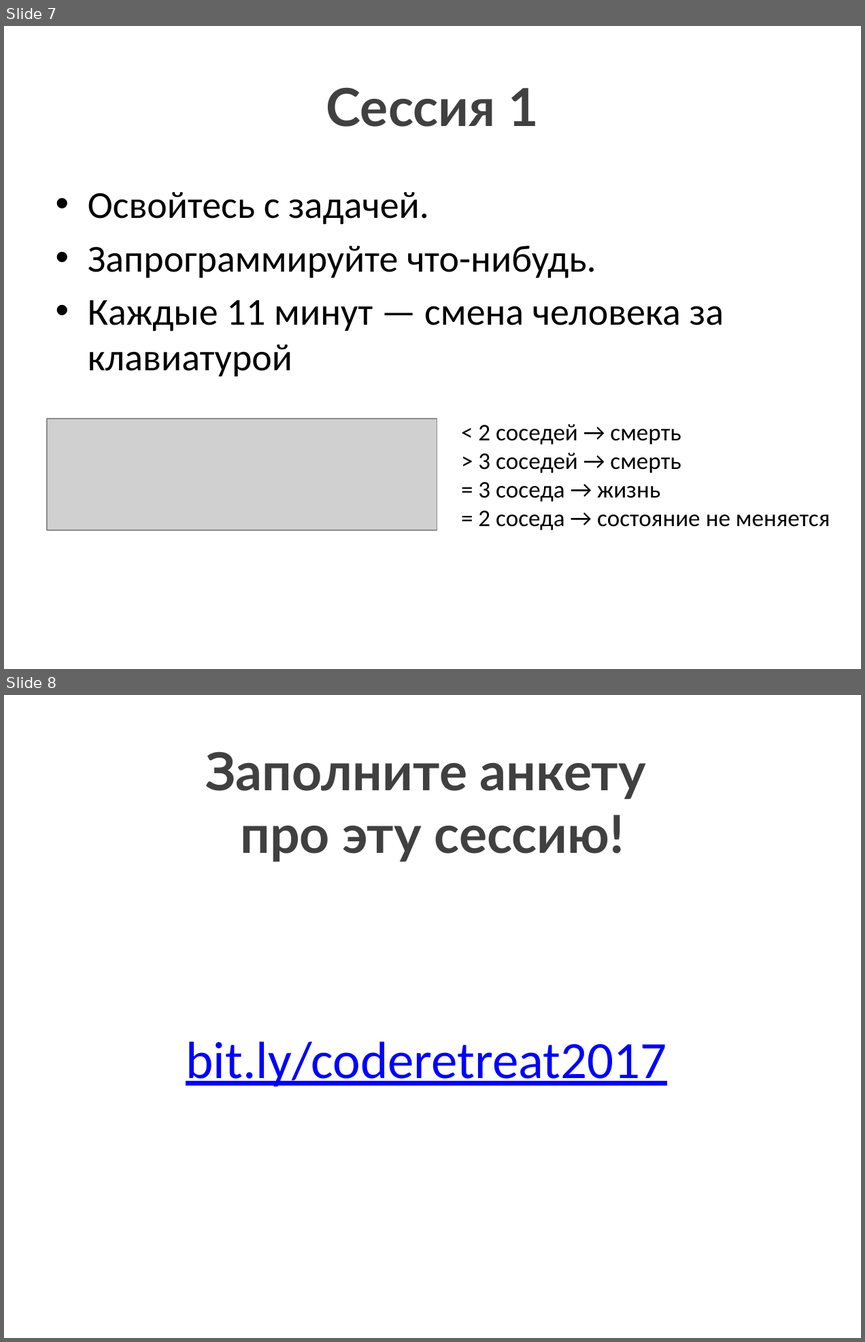
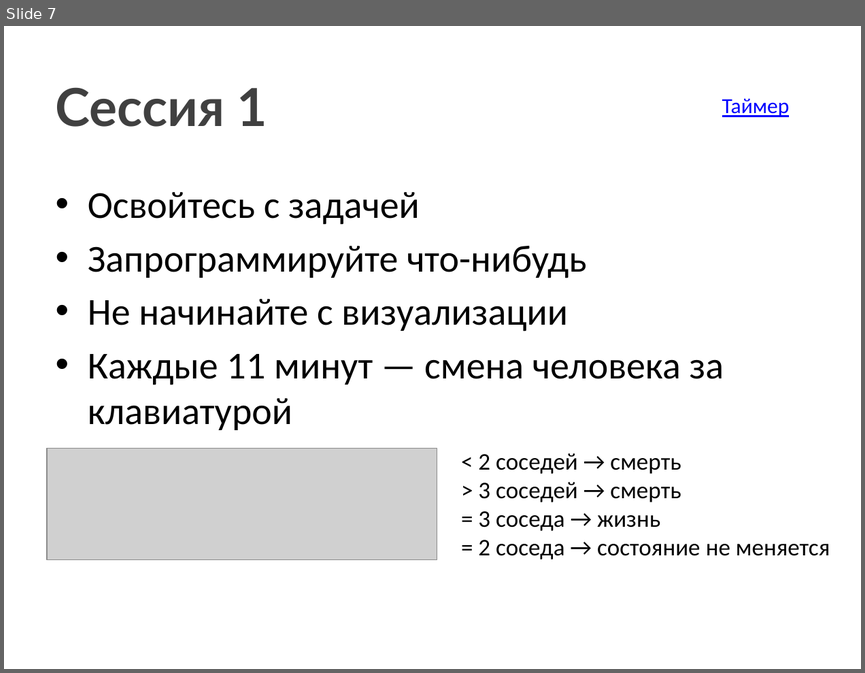
Before and after one commit to xoposhiy/xoposhiy.github.io, a slide deck: coderetreat/CodeRetreat.pptx. Shown one above the other, each under a label of ours: slides 7 and 8 before the commit, slide 7 after it. The pictures are 865x1342 and 865x673 pixels, drawn with LibreOffice and Linux fonts; fonts in the diff are those of the drawing; grey boxes stand for pictures. Boxes give left, top, right and bottom in pixels: in the first picture for what was removed or moved away, otherwise in the second. Text is boxed around its words. In the diff, an @@ line names an element or a change of style, - is before the commit and + after.

Commit message:
improved coderetreat

```diff
--- a/coderetreat/CodeRetreat.pptx
+++ b/coderetreat/CodeRetreat.pptx
@@ slide 8 removed at (4,695,861,1338), background #FFFFFF @@
@@ title removed at (205,751,646,862) @@
-Заполните анкету
-про эту сессию!
@@ text removed at (186,1041,666,1087) @@
-bit.ly/coderetreat2017
@@ slide 7 changed as well @@
@@ title "Сессия 1" at (56,87,268,127): alignment centre to left @@
@@ text added at (722,98,789,117), 18 pt, text #0000FF, underline @@
+Таймер
@@ text at (88,192,586,331): text changed @@
-• Освойтесь с задачей.
-• Запрограммируйте что-нибудь.
+• Освойтесь с задачей
+• Запрограммируйте что-нибудь
+• Не начинайте с визуализации
@@ picture: place and size @@
-picture at (47,418,436,530)
+picture at (47,448,436,560)
@@ text "< 2 соседей → смерть": place and size @@
-text "< 2 соседей → смерть" at (478,424,830,530)
+text "< 2 соседей → смерть" at (478,453,830,559)
```
Also in this commit, not shown: 8 other slides changed, 1 slide added, 4 other slides removed, 4 other files.
